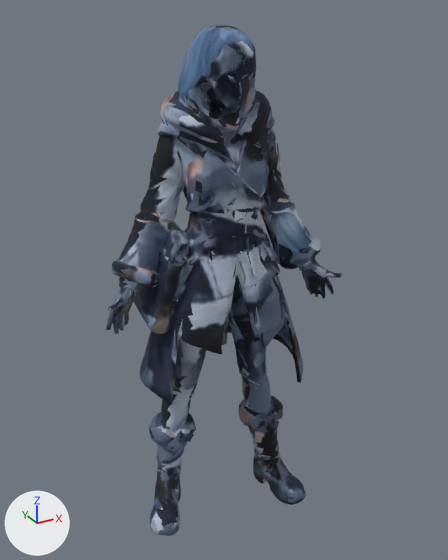
Two versions of the glTF model project/assets/models/board/pathc_ship/outfit_hunter_t1_f.glb, one commit apart.
Both versions are drawn from a 50 mm lens placed at (-0.973, -1.8, 1.899), pointed at (0.03, 0.023, 0.987). The axes (+X, +Y, +Z) are drawn at lower left. The lights are the same throughout. The older version comes first. Vertices at exactly the same position are counted once.

Objects in the first picture: 'outfit_hunter_t1_f'.
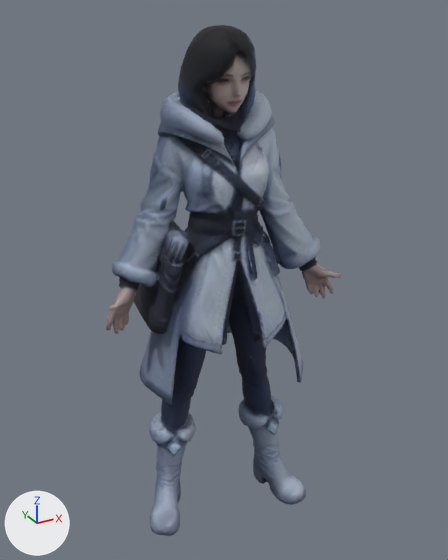
The change, as a diff of the scene's bpy script:
```diff
--- a/project/assets/models/board/pathc_ship/outfit_hunter_t1_f.glb.py
+++ b/project/assets/models/board/pathc_ship/outfit_hunter_t1_f.glb.py
@@ me_node_0_001 @@
 # used by ob_outfit_hunter_t1_f; location = (0.0, 0.0, 0.0)
-me_node_0_001.from_pydata(...)  # 5504 vertices, 10995 faces; spans x -0.43..0.44, y -0.21..0.22, z 0.0..1.85
+me_node_0_001.from_pydata(...)  # 5754 vertices, 11495 faces; spans x -0.43..0.44, y -0.21..0.22, z 0.0..1.85
+# me_node_0_001 part 1: 24 vertices moved within x -0.36..0.24, y -0.16..0.19, z 0.06..1.65; 125 vertices removed from x -0.42..0.37, y -0.16..0.18, z 0.01..1.84; 375 vertices added at x -0.42..0.42, y -0.17..0.21, z 0.0..1.84
+# me_node_0_001 part 2: 9697 kept faces spanning x -0.43..0.44, y -0.21..0.22, z 0.0..1.85 get new texture (UV) coordinates
 me_node_0_001.materials.append(mat_outfit_hunter_t1_f_pathc_ship)
```

Changed parts and their boxes (x1, y1, x2, y2) in the pictures (448 x 560 px):
part 1 of me_node_0_001, reshaped: before (109, 26, 321, 536); after (109, 26, 333, 536)
part 2 of me_node_0_001, surface changed: (106, 25, 342, 535) in both
